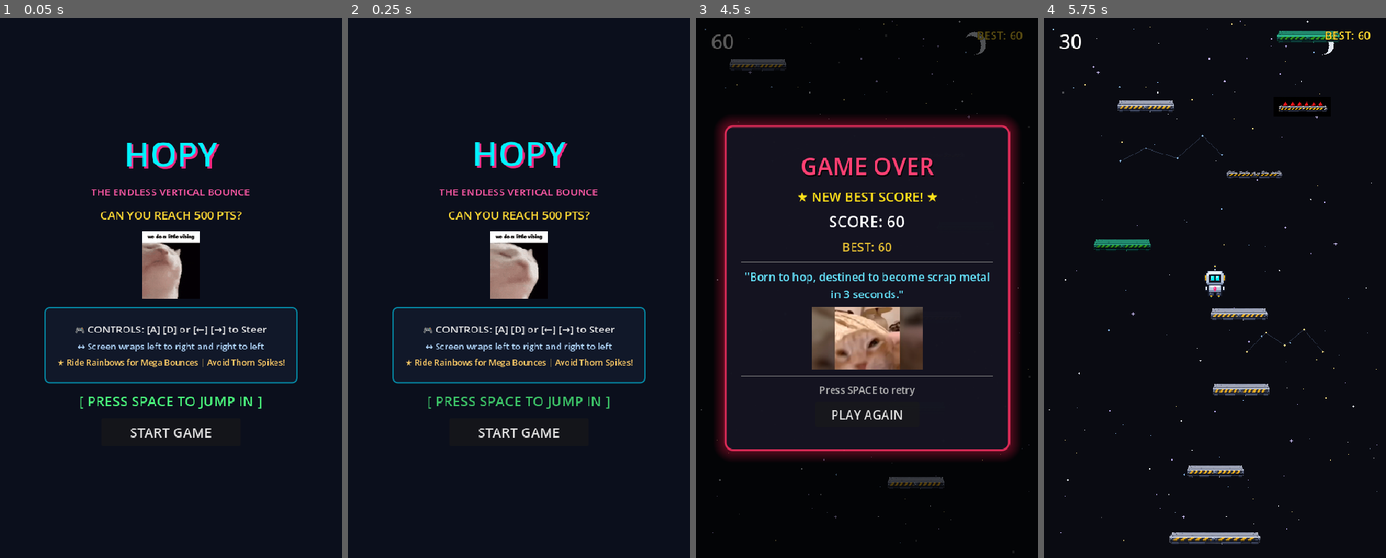
Above: before the commit, frames 1-4 (left to right).
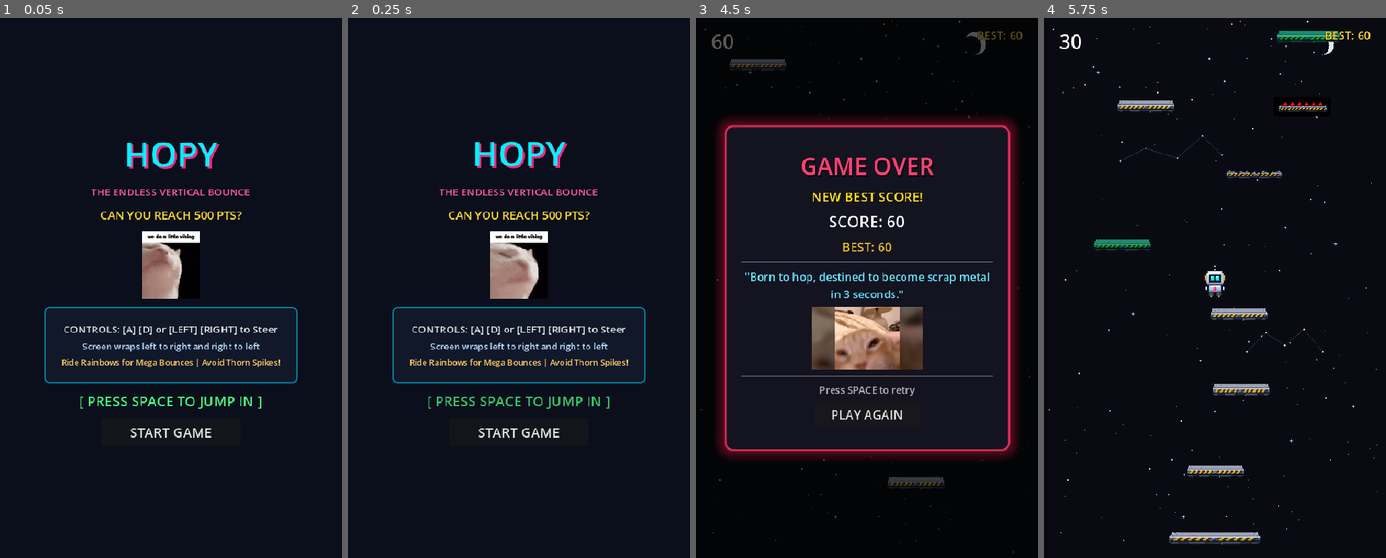
Above: after the commit, the same moments.

Repository: DevireddyNehal/Hopy
Game: Godot game, scene res://scenes/TitleScreen.tscn
Same seed, same stepped clock (60 frames per second), same inputs: the game is played once before the commit and once after it.
Inputs:
- Up to frame 1 (0.05 s): no input
- Up to frame 2 (0.25 s): no input
- Up to frame 3 (4.5 s): click "START GAME" at 0.5 s; tap Enter at 1.25, 2.1, 3.6 s; hold Right (ui_right) 1.28-2.03 s; hold Space (start_action) 1.28-2.03 s; hold Left (ui_left) 2.03-2.78 s; hold Space (start_action) 2.78-3.53 s; hold Right (ui_right) 2.78-4.28 s; hold Left (ui_left) from 4.28 s (still down); hold Space (start_action) from 4.28 s (still down)
- Up to frame 4 (5.75 s): tap Escape (pause_action) at 4.9 s; release Left (ui_left) at 5 s; release Space (start_action) at 5 s; click "PLAY AGAIN" at 5 s

The runs differ from the first frame. In frame 1, 1.4% of the frame differs, in the area x 16-84%, y 57-65%; in frame 2, 1.4%; in frame 3, 0.1%; in frame 4, nothing differs.

Commit message:
fix: replace emoji and unicode symbols with clean ASCII text to resolve missing glyph tofu boxes

Diff:
--- a/scenes/DeathScreen.tscn
+++ b/scenes/DeathScreen.tscn
@@ -73,7 +73,7 @@
 layout_mode = 2
 theme_override_colors/font_color = Color(1, 0.88, 0.1, 1)
 theme_override_font_sizes/font_size = 20
-text = "★ NEW BEST SCORE! ★"
+text = "NEW BEST SCORE!"
 horizontal_alignment = 1
 
 [node name="ScoreLabel" type="Label" parent="Panel/Margin/VBox"]
--- a/scenes/HUD.tscn
+++ b/scenes/HUD.tscn
@@ -191,7 +191,7 @@
 anchor_bottom = 1.0
 grow_horizontal = 2
 grow_vertical = 2
-text = "×2 COMBO!"
+text = "x2 COMBO!"
 label_settings = SubResource("LabelSettings_combo")
 horizontal_alignment = 1
 vertical_alignment = 1
@@ -221,7 +221,7 @@
 
 [node name="MemeLabel" type="Label" parent="Control/MemeCard/MarginContainer"]
 layout_mode = 2
-text = "✨ NO CAP ✨"
+text = "NO CAP"
 label_settings = SubResource("LabelSettings_meme")
 horizontal_alignment = 1
 vertical_alignment = 1
@@ -253,7 +253,7 @@
 [node name="MilestoneLabel" type="Label" parent="Control/MilestoneBanner/Margin"]
 unique_name_in_owner = true
 layout_mode = 2
-text = "🔥 500 PTS REACHED! 🔥"
+text = "500 PTS REACHED!"
 label_settings = SubResource("LabelSettings_milestone")
 horizontal_alignment = 1
 vertical_alignment = 1
@@ -288,7 +288,7 @@
 [node name="DisclaimerTitle" type="Label" parent="Control/DisclaimerBanner/Margin/VBox"]
 unique_name_in_owner = true
 layout_mode = 2
-text = "⚠️ -999 SOCIAL CREDIT ⚠️"
+text = "! -999 SOCIAL CREDIT !"
 label_settings = SubResource("LabelSettings_disclaimer_title")
 horizontal_alignment = 1
 
@@ -302,7 +302,7 @@
 [node name="CountdownLabel" type="Label" parent="Control/DisclaimerBanner/Margin/VBox"]
 unique_name_in_owner = true
 layout_mode = 2
-text = "⚡ INVERTING IN: 3 ⚡"
+text = "[ INVERTING IN: 3 ]"
 label_settings = SubResource("LabelSettings_countdown")
 horizontal_alignment = 1
 
@@ -332,7 +332,7 @@
 
 [node name="DrunkLabel" type="Label" parent="Control/DrunkIndicator/Margin"]
 layout_mode = 2
-text = "🍺 DRUNK BUFF [+10% JUMP & SWAY] 🥴"
+text = "DRUNK BUFF [+10% JUMP & SWAY]"
 label_settings = SubResource("LabelSettings_drunk")
 horizontal_alignment = 1
 vertical_alignment = 1
@@ -364,7 +364,7 @@
 [node name="InvertedLabel" type="Label" parent="Control/InvertedIndicator/Margin"]
 unique_name_in_owner = true
 layout_mode = 2
-text = "🔄 REVERSED CONTROLS [LEFT ↔ RIGHT] 🔄"
+text = "REVERSED CONTROLS [LEFT / RIGHT]"
 label_settings = SubResource("LabelSettings_inverted")
 horizontal_alignment = 1
 vertical_alignment = 1
--- a/scenes/PauseScreen.tscn
+++ b/scenes/PauseScreen.tscn
@@ -91,4 +91,4 @@
 size_flags_horizontal = 4
 focus_mode = 0
 theme_override_font_sizes/font_size = 18
-text = "SOUND: ON 🔊"
+text = "SOUND: ON"
--- a/scenes/TitleScreen.tscn
+++ b/scenes/TitleScreen.tscn
@@ -70,7 +70,7 @@
 layout_mode = 2
 theme_override_colors/font_color = Color(1, 0.85, 0.2, 1)
 theme_override_font_sizes/font_size = 18
-text = "★ BEST RECORD: 0 ★"
+text = "BEST RECORD: 0"
 horizontal_alignment = 1
 
 [node name="DancingMeme" type="Control" parent="Center/VBox"]
@@ -104,21 +104,21 @@
 layout_mode = 2
 theme_override_colors/font_color = Color(0.9, 0.9, 0.9, 1)
 theme_override_font_sizes/font_size = 16
-text = "🎮 CONTROLS: [A] [D] or [←] [→] to Steer"
+text = "CONTROLS: [A] [D] or [LEFT] [RIGHT] to Steer"
 horizontal_alignment = 1
 
 [node name="WrapInfo" type="Label" parent="Center/VBox/InstructionsPanel/Margin/InfoVBox"]
 layout_mode = 2
 theme_override_colors/font_color = Color(0.7, 0.85, 1, 1)
 theme_override_font_sizes/font_size = 14
-text = "↔ Screen wraps left to right and right to left"
+text = "Screen wraps left to right and right to left"
 horizontal_alignment = 1
 
 [node name="TipsInfo" type="Label" parent="Center/VBox/InstructionsPanel/Margin/InfoVBox"]
 layout_mode = 2
 theme_override_colors/font_color = Color(1, 0.8, 0.4, 1)
 theme_override_font_sizes/font_size = 13
-text = "★ Ride Rainbows for Mega Bounces | Avoid Thorn Spikes!"
+text = "Ride Rainbows for Mega Bounces | Avoid Thorn Spikes!"
 horizontal_alignment = 1
 
 [node name="StartPrompt" type="Label" parent="Center/VBox"]
--- a/scripts/ui/hud.gd
+++ b/scripts/ui/hud.gd
@@ -71,13 +71,13 @@
 	if new_combo > 1:
 		combo_container.visible = true
 		if new_combo >= 10:
-			combo_label.text = "⚡ ×" + str(new_combo) + " HYPER COMBO! ⚡"
+			combo_label.text = ">> x" + str(new_combo) + " HYPER COMBO! <<"
 			combo_label.modulate = Color("c084fc") # Celestial starlight violet
 		elif new_combo >= 5:
-			combo_label.text = "★ ×" + str(new_combo) + " SUPER COMBO! ★"
+			combo_label.text = "* x" + str(new_combo) + " SUPER COMBO! *"
 			combo_label.modulate = Color("fbbf24") # Radiant amber topaz
 		else:
-			combo_label.text = "×" + str(new_combo) + " COMBO!"
+			combo_label.text = "x" + str(new_combo) + " COMBO!"
 			combo_label.modulate = Color("38bdf8") # Ice azure
 
 		# Punchy pop animation on increment
@@ -92,7 +92,7 @@
 func _show_meme_card(text: String) -> void:
 	if not meme_card or not meme_label:
 		return
-	meme_label.text = "✨ " + text.to_upper() + " ✨"
+	meme_label.text = text.to_upper()
 	meme_card.visible = true
 	meme_card.modulate.a = 1.0
 	meme_card.scale = Vector2(0.2, 0.2)
@@ -112,11 +112,11 @@
 	if not milestone_banner or not milestone_label:
 		return
 	if points == 500:
-		milestone_label.text = "🔥 500 PTS REACHED! 🔥"
+		milestone_label.text = "500 PTS REACHED!"
 	elif points == 1000:
-		milestone_label.text = "👑 1000 PTS LEGEND! 👑"
+		milestone_label.text = "1000 PTS LEGEND!"
 	else:
-		milestone_label.text = "★ " + str(points) + " PTS MILESTONE! ★"
+		milestone_label.text = str(points) + " PTS MILESTONE!"
 
 	milestone_banner.visible = true
 	milestone_banner.modulate.a = 1.0
@@ -137,7 +137,7 @@
 	if not disclaimer_banner or not countdown_label:
 		return
 	if disclaimer_title:
-		disclaimer_title.text = "⚠️ -999 SOCIAL CREDIT ⚠️"
+		disclaimer_title.text = "! -999 SOCIAL CREDIT !"
 		disclaimer_title.label_settings.font_color = Color(1.0, 0.2, 0.2, 1.0)
 	if disclaimer_sub:
 		disclaimer_sub.text = "MALFUNCTION: CONTROLS INVERTING!"
@@ -154,23 +154,23 @@
 		.set_trans(Tween.TRANS_BACK).set_ease(Tween.EASE_OUT)
 	tween.tween_property(disclaimer_banner, "scale", Vector2(1.0, 1.0), 0.1)
 
-	countdown_label.text = "⚡ INVERTING IN: 3 ⚡"
+	countdown_label.text = "[ INVERTING IN: 3 ]"
 	var t1 = get_tree().create_timer(1.0)
 	t1.timeout.connect(func():
 		if is_instance_valid(countdown_label) and GameState.controls_warning_active:
-			countdown_label.text = "⚡ INVERTING IN: 2 ⚡"
+			countdown_label.text = "[ INVERTING IN: 2 ]"
 			GameState.trigger_effect(&"shake", 4.0)
 	)
 	var t2 = get_tree().create_timer(2.0)
 	t2.timeout.connect(func():
 		if is_instance_valid(countdown_label) and GameState.controls_warning_active:
-			countdown_label.text = "⚡ INVERTING IN: 1 ⚡"
+			countdown_label.text = "[ INVERTING IN: 1 ]"
 			GameState.trigger_effect(&"shake", 6.0)
 	)
 	var t3 = get_tree().create_timer(3.0)
 	t3.timeout.connect(func():
 		if is_instance_valid(countdown_label):
-			countdown_label.text = "💥 CONTROLS INVERTED! 💥"
+			countdown_label.text = "! CONTROLS INVERTED !"
 			GameState.trigger_effect(&"shake", 10.0)
 			GameState.trigger_effect(&"screen_flash", Color(1.0, 0.1, 0.1, 0.5))
 		if is_instance_valid(disclaimer_banner):
@@ -185,13 +185,13 @@
 		inverted_indicator.visible = true
 		inverted_indicator.modulate.a = 1.0
 		if inverted_label:
-			inverted_label.text = "🔄 REVERSED CONTROLS [5s] 🔄"
+			inverted_label.text = "REVERSED CONTROLS [5s]"
 			for s in range(1, 5):
 				var remaining = 5 - s
 				var t = get_tree().create_timer(float(s))
 				t.timeout.connect(func():
 					if is_instance_valid(inverted_label) and GameState.are_controls_inverted:
-						inverted_label.text = "🔄 REVERSED CONTROLS [" + str(remaining) + "s] 🔄"
+						inverted_label.text = "REVERSED CONTROLS [" + str(remaining) + "s]"
 				)
 		var p_tween = create_tween().set_loops()
 		p_tween.tween_property(inverted_indicator, "modulate:a", 0.45, 0.5)
@@ -200,7 +200,7 @@
 func _on_controls_restored() -> void:
 	if inverted_indicator:
 		if inverted_label:
-			inverted_label.text = "✅ CONTROLS NORMAL! ✅"
+			inverted_label.text = "CONTROLS NORMAL!"
 		var fade = create_tween()
 		fade.tween_interval(0.8)
 		fade.tween_property(inverted_indicator, "modulate:a", 0.0, 0.35)
@@ -214,7 +214,7 @@
 	if not disclaimer_banner or not countdown_label:
 		return
 	if disclaimer_title:
-		disclaimer_title.text = "🍺 THAT GUY IS DRUNK! 🍺"
+		disclaimer_title.text = "! THAT GUY IS DRUNK !"
 		disclaimer_title.label_settings.font_color = Color("818cf8")
 	if disclaimer_sub:
 		disclaimer_sub.text = "BUFF ACTIVE: +10% JUMP & WOBBLY SWAY!"
@@ -231,23 +231,23 @@
 		.set_trans(Tween.TRANS_BACK).set_ease(Tween.EASE_OUT)
 	tween.tween_property(disclaimer_banner, "scale", Vector2(1.0, 1.0), 0.1)
 
-	countdown_label.text = "🍺 BUFF IN: 3 🍺"
+	countdown_label.text = "[ BUFF IN: 3 ]"
 	var t1 = get_tree().create_timer(1.0)
 	t1.timeout.connect(func():
 		if is_instance_valid(countdown_label) and GameState.drunk_warning_active:
-			countdown_label.text = "🍺 BUFF IN: 2 🍺"
+			countdown_label.text = "[ BUFF IN: 2 ]"
 			GameState.trigger_effect(&"shake", 3.0)
 	)
 	var t2 = get_tree().create_timer(2.0)
 	t2.timeout.connect(func():
 		if is_instance_valid(countdown_label) and GameState.drunk_warning_active:
-			countdown_label.text = "🍺 BUFF IN: 1 🍺"
+			countdown_label.text = "[ BUFF IN: 1 ]"
 			GameState.trigger_effect(&"shake", 5.0)
 	)
 	var t3 = get_tree().create_timer(3.0)
 	t3.timeout.connect(func():
 		if is_instance_valid(countdown_label):
-			countdown_label.text = "🥴 DRUNK BUFF ENGAGED! 🥴"
+			countdown_label.text = "! DRUNK BUFF ENGAGED !"
 			GameState.trigger_effect(&"shake", 8.0)
 			GameState.trigger_effect(&"screen_flash", Color(0.5, 0.3, 0.9, 0.4))
 		if is_instance_valid(disclaimer_banner):
--- a/scripts/ui/pause_screen.gd
+++ b/scripts/ui/pause_screen.gd
@@ -63,6 +63,6 @@
 	var master_idx = AudioServer.get_bus_index("Master")
 	var is_muted = AudioServer.is_bus_mute(master_idx)
 	if is_muted:
-		mute_button.text = "SOUND: MUTED 🔇"
+		mute_button.text = "SOUND: MUTED [OFF]"
 	else:
-		mute_button.text = "SOUND: ON 🔊"
+		mute_button.text = "SOUND: ON"
--- a/scripts/ui/title_screen.gd
+++ b/scripts/ui/title_screen.gd
@@ -11,7 +11,7 @@
 	GameState.load_best_score()
 	if best_label:
 		if GameState.best_score > 0:
-			best_label.text = "★ BEST RECORD: " + str(GameState.best_score) + " ★"
+			best_label.text = "BEST RECORD: " + str(GameState.best_score)
 			best_label.visible = true
 		else:
 			best_label.text = "CAN YOU REACH 500 PTS?"
--- a/tests/test_step3_node.gd
+++ b/tests/test_step3_node.gd
@@ -24,7 +24,7 @@
 	assert(hud.combo_container.visible == false, "Combo container should be hidden at combo <= 1")
 	GameState.increment_combo() # combo = 2
 	assert(hud.combo_container.visible == true, "Combo container should be visible at combo > 1")
-	assert(hud.combo_label.text == "×2 COMBO!", "Combo label should show '×2 COMBO!'")
+	assert(hud.combo_label.text in ["x2 COMBO!", "×2 COMBO!"], "Combo label should show combo text")
 	print("✓ Combo counter & dynamic visibility verified")
 
 	# 4. Test Best score persistence to user://best.txt
